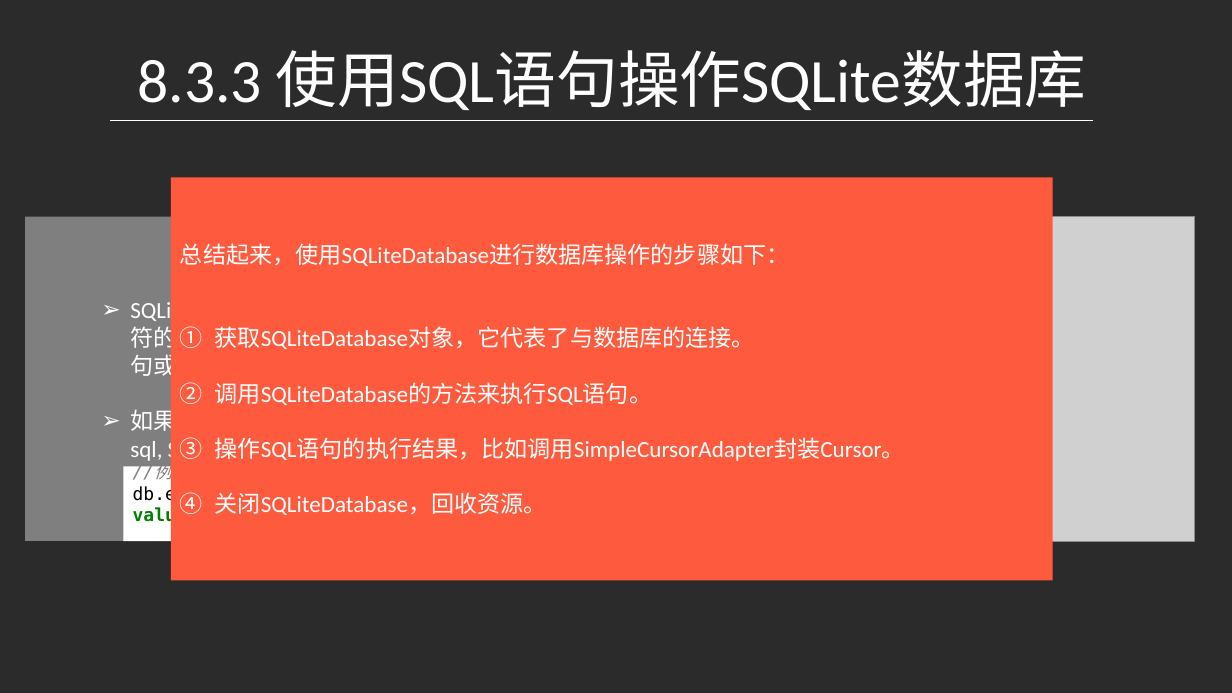
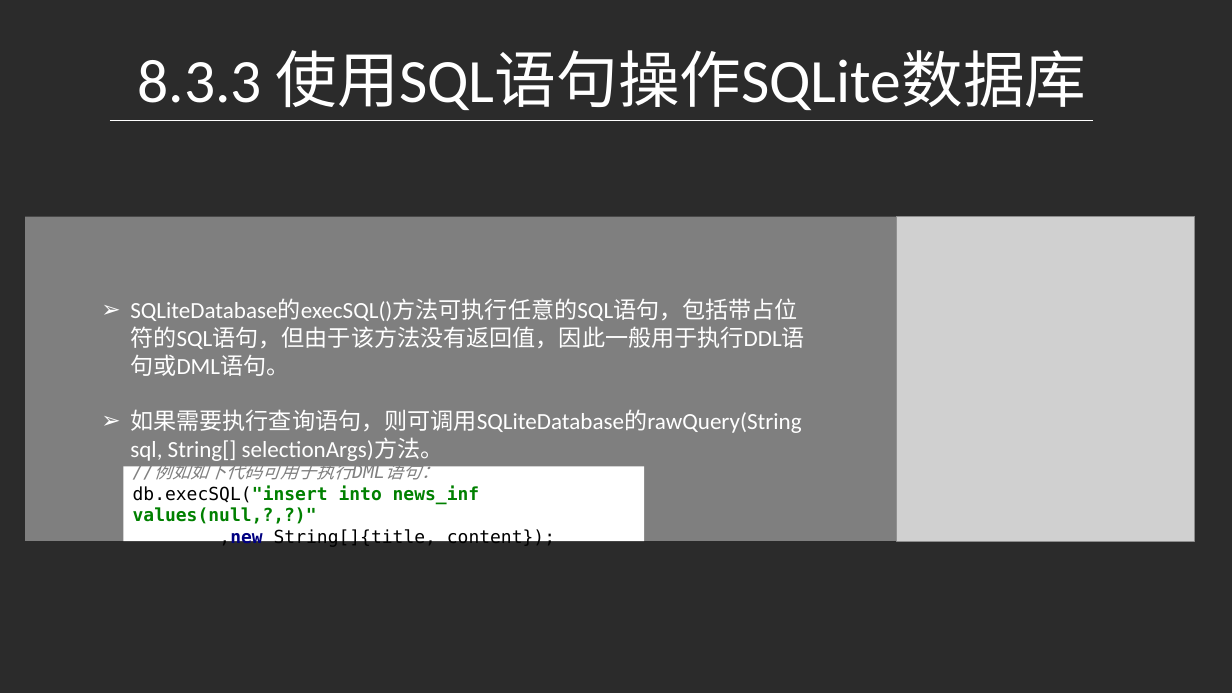
Before and after one commit to djuanbei/18Android1, a slide deck: slide 17 of ppt/ch8.pptx. Drawn at 1232x693 pixels with LibreOffice and Linux fonts; fonts in the diff are those of the drawing; grey boxes stand for pictures; background and template pictures are left out; a plain dark background stands for a picture behind light text. Boxes give left, top, right and bottom in pixels: in the first picture for what was removed or moved away, otherwise in the second. Text is boxed around its words. In the diff, an @@ line names an element or a change of style, - is before the commit and + after.

Commit message:
ok

```diff
--- a/ppt/ch8.pptx
+++ b/ppt/ch8.pptx
@@ rectangle removed at <box>171,177,1053,580</box> @@
-总结起来，使用SQLiteDatabase进行数据库操作的步骤如下：
-1. 获取SQLiteDatabase对象，它代表了与数据库的连接。
-2. 调用SQLiteDatabase的方法来执行SQL语句。
-3. 操作SQL语句的执行结果，比如调用SimpleCursorAdapter封装Cursor。
-4. 关闭SQLiteDatabase，回收资源。
@@ rectangle "SQLiteDatabase的execSQL()方法可执行任意的SQL语句，包括带占位符的SQL语句，但由于该方法没有返 ...": place and size @@
-rectangle "SQLiteDatabase的execSQL()方法可执行任意的SQL语句，包括带占位符的SQL语句，但由于该方法没有返 ..." at <box>130,299,805,463</box>
+rectangle "SQLiteDatabase的execSQL()方法可执行任意的SQL语句，包括带占位符的SQL语句，但由于该方法没有返 ..." at <box>25,217,897,542</box>
@@ rectangle "//例如如下代码可用于执行DML语句： db.execSQL("insert into news_inf values( ...": place and size @@
-rectangle "//例如如下代码可用于执行DML语句： db.execSQL("insert into news_inf values( ..." at <box>133,458,480,526</box>
+rectangle "//例如如下代码可用于执行DML语句： db.execSQL("insert into news_inf values( ..." at <box>124,467,645,542</box>
```
Also in this commit, not shown: 1 slide added.
